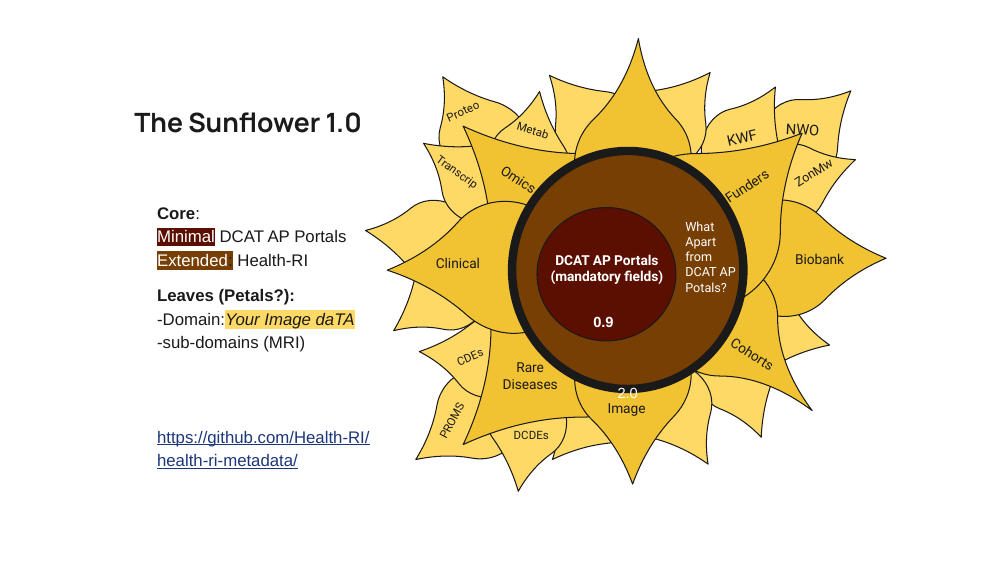
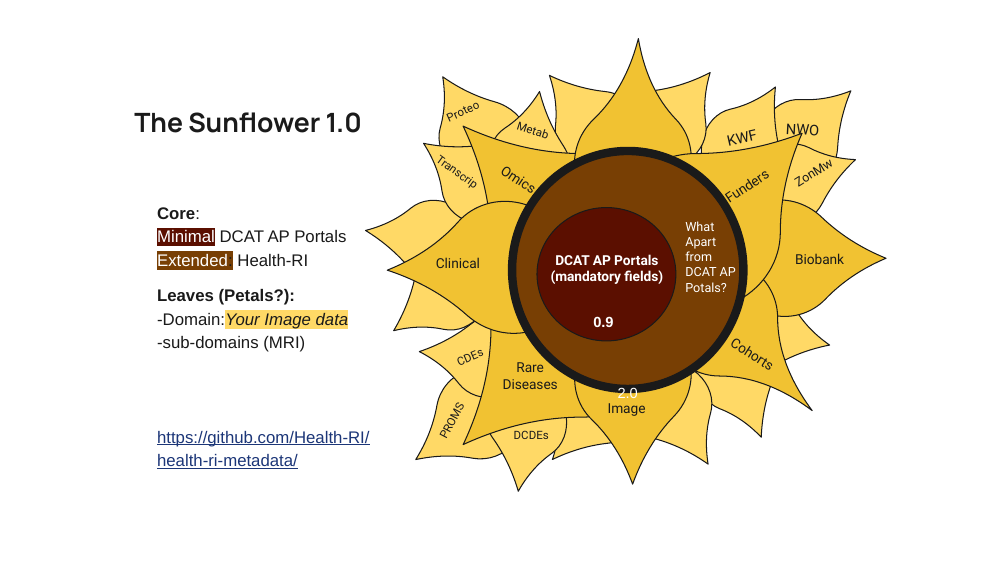
Before and after one commit to Health-RI/health-ri-metadata, a slide deck: slide 5 of Presentations/[DRAFT]HRI_Metadata_Schema_ImagingGroup_KickOff.pptx. Drawn at 1008x567 pixels with LibreOffice and Linux fonts; fonts in the diff are those of the drawing. Boxes give left, top, right and bottom in pixels: in the first picture for what was removed or moved away, otherwise in the second. Text is boxed around its words. In the diff, an @@ line names an element or a change of style, - is before the commit and + after.

```diff
--- a/Presentations/[DRAFT]HRI_Metadata_Schema_ImagingGroup_KickOff.pptx
+++ b/Presentations/[DRAFT]HRI_Metadata_Schema_ImagingGroup_KickOff.pptx
@@ text at [157, 289, 349, 352]: text changed @@
-Leaves (Petals?):
--Domain:Your Image daTA
--sub-domains (MRI)
+Leaves (Petals?):
+-Domain:Your Image data
+-sub-domains (MRI)
```
Also in this commit, not shown: 8 other slides changed, 1 slide removed, 2 other files.
